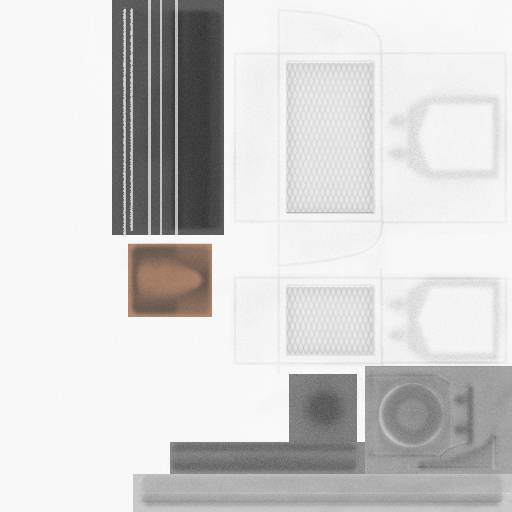
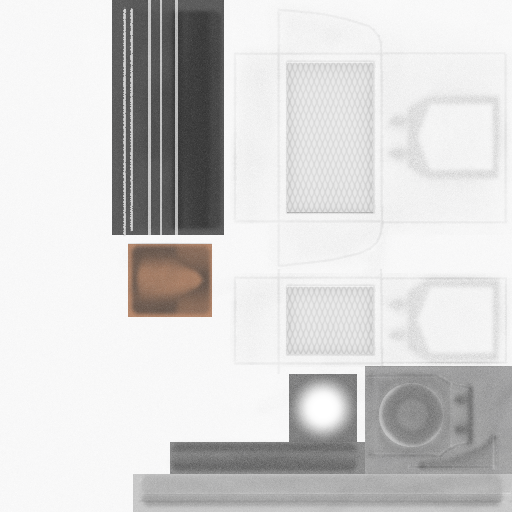
Two versions of the same layered image (512x512). Layer-by-layer changes:
painted on "CanisterThruster.png" over 289, 374, 357, 442
